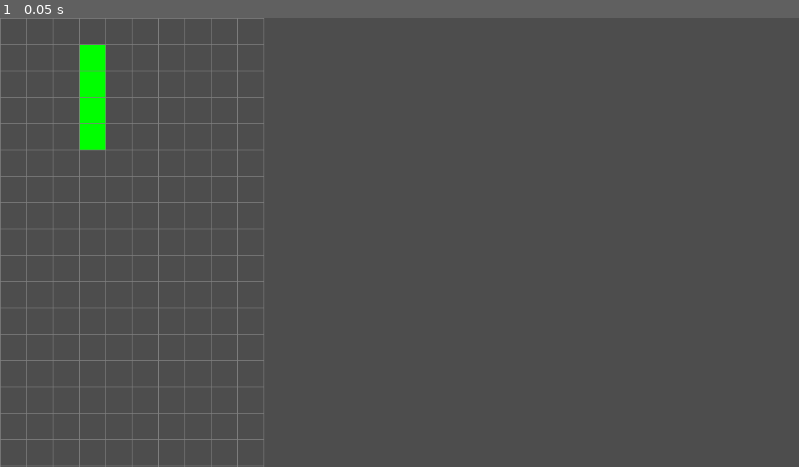
Above: before the commit, frame 1.
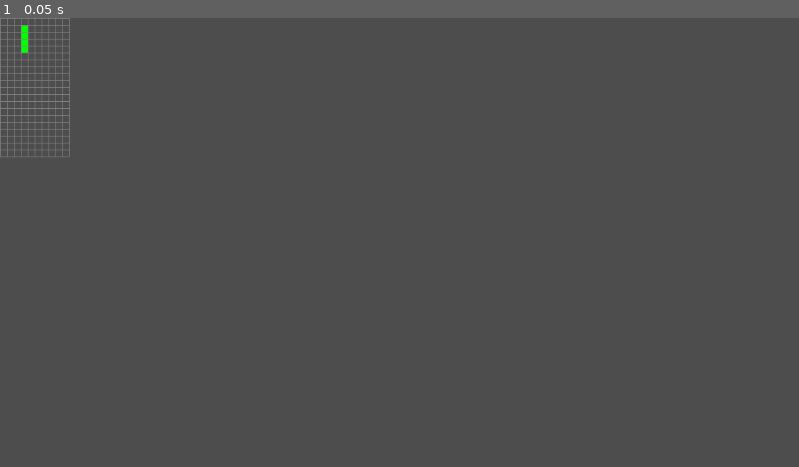
Above: after the commit, the same moment.

Repository: michaellawson96/Polyomino
Game: Godot game, scene res://scenes/Main.tscn
The game is run twice, just before and just after one commit, with the same random seed, the same clock (stepped at 60 frames per second) and the same inputs. Before the commit the project starts from res://scenes/Game.tscn.
Inputs:
- Up to frame 1 (0.05 s): no input

The runs differ from the first frame. In frame 1, 3.0% of the frame differs, in the area x 0-34%, y 0-100%.

Commit message:
PTP2 Step 4.2 - Refactor and Organize Early Project Structure

Diff:
--- a/project.godot
+++ b/project.godot
@@ -11,6 +11,6 @@
 [application]
 
 config/name="Polyomino"
-run/main_scene="res://scenes/Game.tscn"
+run/main_scene="res://scenes/Main.tscn"
 config/features=PackedStringArray("4.2", "Forward Plus")
 config/icon="res://icon.svg"
--- a/scenes/Board.tscn
+++ b/scenes/Board.tscn
@@ -5,6 +5,8 @@
 
 [node name="Board" type="Node2D"]
 script = ExtResource("1_iw82w")
+board_width = 6
+board_height = 15
 cell_size = 38
 
 [node name="PolyominoContainer" type="Node2D" parent="."]
--- a/scenes/Game.tscn
+++ /dev/null
@@ -1,9 +0,0 @@
-[gd_scene load_steps=3 format=3 uid="uid://dmu3c8l8xcs1g"]
-
-[ext_resource type="Script" path="res://scripts/Game.gd" id="1_gia37"]
-[ext_resource type="PackedScene" uid="uid://bqds5n5mt0si" path="res://scenes/Board.tscn" id="1_gkmi2"]
-
-[node name="Game" type="Node2D"]
-script = ExtResource("1_gia37")
-
-[node name="Board" parent="." instance=ExtResource("1_gkmi2")]
--- /dev/null
+++ b/scenes/Main.tscn
@@ -0,0 +1,8 @@
+[gd_scene load_steps=2 format=3 uid="uid://dmu3c8l8xcs1g"]
+
+[ext_resource type="Script" path="res://scripts/Main.gd" id="1_elknj"]
+
+[node name="Main" type="Node2D"]
+script = ExtResource("1_elknj")
+
+[node name="BoardsContainer" type="Node2D" parent="."]
--- a/scripts/Block.gd
+++ b/scripts/Block.gd
@@ -1,7 +1,11 @@
 extends Node2D
 
-func set_visual(cell_size: int, block_color: Color) -> void:
-	var rect = $Rect
-	rect.size = Vector2(cell_size, cell_size).floor()
-	rect.position = Vector2.ZERO
-	rect.color = block_color
+@onready var color_rect: ColorRect = $Rect
+
+func set_visual(cell_size: int, color: Color) -> void:
+	if color_rect == null:
+		push_error("Block node is missing a ColorRect child named 'Rect'")
+		return
+	color_rect.size = Vector2(cell_size, cell_size).floor()
+	color_rect.position = Vector2.ZERO
+	color_rect.color = color
--- a/scripts/Board.gd
+++ b/scripts/Board.gd
@@ -1,77 +1,60 @@
 extends Node2D
 
-@export var board_width: int = 10:
+# === Configuration ===
+@export_range(1, 100) var board_width: int = 10:
 	set(value):
-		board_width = value
-		_call_deferred_refresh()
+		board_width = clamp(value, 1, 100)
+		_refresh_deferred()
 
-@export var board_height: int = 20:
+@export_range(1, 100) var board_height: int = 20:
 	set(value):
-		board_height = value
-		_call_deferred_refresh()
+		board_height = clamp(value, 1, 100)
+		_refresh_deferred()
 
-@export var cell_size: int = 32:
+@export_range(1, 100) var cell_size: int = 32:
 	set(value):
-		cell_size = value
-		_propagate_cell_size()
-		_call_deferred_refresh()
+		cell_size = clamp(value, 1, 100)
+		_update_cell_size_for_children()
+		_refresh_deferred()
 
-func _call_deferred_refresh():
+# === Internal References ===
+@onready var grid_overlay := $GridOverlay
+@onready var polyomino_container := $PolyominoContainer
+
+# === Initialization ===
+func _ready():
+	_spawn_test_polyomino()
+	_refresh_overlay()
+
+# === Overlay Refresh ===
+func _refresh_deferred() -> void:
 	call_deferred("_refresh_overlay")
 
-func _refresh_overlay():
-	if has_node("GridOverlay"):
-		$GridOverlay.refresh()
+func _refresh_overlay() -> void:
+	if is_instance_valid(grid_overlay):
+		grid_overlay.refresh()
 
-func _propagate_cell_size():
-	if not has_node("PolyominoContainer"):
+# === Propagation ===
+func _update_cell_size_for_children() -> void:
+	if not is_instance_valid(polyomino_container):
 		return
 
-	var container = $PolyominoContainer
-	for child in container.get_children():
-		if child.has_method("set_cell_size"):
-			child.set_cell_size(cell_size)
+	for poly in polyomino_container.get_children():
+		if poly.has_method("set_cell_size"):
+			poly.set_cell_size(cell_size)
 
-			if child.has_method("set_shape") and "blocks" in child and "color" in child:
-				child.set_shape(child.blocks, child.color)
+			if poly.has_method("set_shape") and "blocks" in poly and "color" in poly:
+				poly.set_shape(poly.blocks, poly.color)
 
-	if has_node("GridOverlay"):
-		$GridOverlay.refresh()
-# TEST_CODE ONLY! REMOVE!
+	_refresh_overlay()
+
+# === Test Code Only ===
 @export var polyomino_scene: PackedScene = preload("res://prefabs/Polyomino.tscn")
 
-func _ready():
+func _spawn_test_polyomino() -> void:
 	var shape_data = PolyominoData.get_shape("I")
-	var polyomino = polyomino_scene.instantiate()
-	$PolyominoContainer.add_child(polyomino)
-
-	polyomino.set_cell_size(cell_size)
-	polyomino.set_grid_position(Vector2(3, 2))
-	polyomino.set_shape(shape_data.blocks, Color.GREEN)
-
-
-	$GridOverlay.refresh()
-# TEST_CODE ONLY! REMOVE!
-
-	var color = Color(0.5, 0.5, 0.5)
-	var width = 1.0  # line thickness
-
-	# Draw vertical lines
-	for x in range(board_width + 1):
-		var x_pos = float(x * cell_size) + 0.5
-		draw_line(
-			Vector2(x_pos, 0),
-			Vector2(x_pos, board_height * cell_size),
-			color,
-			width
-		)
-
-	# Draw horizontal lines
-	for y in range(board_height + 1):
-		var y_pos = float(y * cell_size) + 0.5
-		draw_line(
-			Vector2(0, y_pos),
-			Vector2(board_width * cell_size, y_pos),
-			color,
-			width
-		)
+	var poly = polyomino_scene.instantiate()
+	polyomino_container.add_child(poly)
+	poly.initialize(cell_size, Vector2(3, 2), shape_data.blocks, Color.GREEN)
+	_update_cell_size_for_children()
+# === End Test Code ===
--- a/scripts/Game.gd
+++ /dev/null
@@ -1,11 +0,0 @@
-extends Node2D
-
-
-# Called when the node enters the scene tree for the first time.
-func _ready():
-	pass
-
-
-# Called every frame. 'delta' is the elapsed time since the previous frame.
-func _process(delta):
-	pass
--- a/scripts/GridOverlay.gd
+++ b/scripts/GridOverlay.gd
@@ -1,33 +1,36 @@
 extends Control
 
-@export var board_node_path: NodePath = ".."  # default to parent
-@onready var board: Node = get_node(board_node_path)
+@export var board_path: NodePath = ".."
+@onready var board: Node = get_node(board_path)
 
-func _draw():
+func _ready() -> void:
+	refresh()
+
+func _draw() -> void:
 	if board == null:
 		return
-	var color = Color(0.5, 0.5, 0.5)
-	var width = 1.0
-	var w = board.board_width
-	var h = board.board_height
-	var cs = board.cell_size
 
-	for x in range(w + 1):
-		var x_pos = float(x * cs) + 0.5
-		draw_line(Vector2(x_pos, 0), Vector2(x_pos, h * cs), color, width)
+	var color := Color(0.5, 0.5, 0.5)
+	var width := 1.0
+	var cols: int = board.board_width
+	var rows: int = board.board_height
+	var cell: int = board.cell_size
 
-	for y in range(h + 1):
-		var y_pos = float(y * cs) + 0.5
-		draw_line(Vector2(0, y_pos), Vector2(w * cs, y_pos), color, width)
+	# Draw vertical lines
+	for x in range(cols + 1):
+		var x_pos := float(x * cell) + 0.5
+		draw_line(Vector2(x_pos, 0), Vector2(x_pos, rows * cell), color, width)
 
-func refresh():
-	sync_size()
+	# Draw horizontal lines
+	for y in range(rows + 1):
+		var y_pos := float(y * cell) + 0.5
+		draw_line(Vector2(0, y_pos), Vector2(cols * cell, y_pos), color, width)
 
-func sync_size():
+func refresh() -> void:
 	if board == null:
 		return
-	var w = board.board_width
-	var h = board.board_height
-	var cs = board.cell_size
-	size = Vector2(w * cs, h * cs)
+	_update_size()
 	queue_redraw()
+
+func _update_size() -> void:
+	size = Vector2(board.board_width, board.board_height) * board.cell_size
--- /dev/null
+++ b/scripts/Main.gd
@@ -0,0 +1,15 @@
+extends Node2D
+
+@onready var boards_container: Node = $BoardsContainer
+@onready var board_scene: PackedScene = preload("res://scenes/Board.tscn")
+
+func _ready():
+	_spawn_board(Vector2(10, 20), 10)  # Default board
+
+func _spawn_board(size: Vector2i, cell_size: int) -> void:
+	var board = board_scene.instantiate()
+	boards_container.add_child(board)
+
+	board.board_width = size.x
+	board.board_height = size.y
+	board.cell_size = cell_size
--- a/scripts/Polyomino.gd
+++ b/scripts/Polyomino.gd
@@ -1,33 +1,47 @@
 extends Node2D
 
-@export var block_scene: PackedScene = preload("res://prefabs/Block.tscn")
+@onready var block_scene: PackedScene = preload("res://prefabs/Block.tscn")
+
 var cell_size: int = 32
+var grid_position: Vector2 = Vector2.ZERO
+var block_offsets: Array = []
+var block_color: Color = Color.WHITE
 
-var grid_position: Vector2 = Vector2.ZERO
+func initialize(
+	new_cell_size: int,
+	new_grid_position: Vector2,
+	new_block_offsets: Array,
+	new_color: Color
+) -> void:
+	cell_size = new_cell_size
+	grid_position = new_grid_position
+	block_offsets = new_block_offsets
+	block_color = new_color
 
-func set_grid_position(pos: Vector2) -> void:
-	grid_position = pos
+	_update_position()
+	_redraw_blocks()
+
+func set_cell_size(new_size: int) -> void:
+	cell_size = new_size
+	_update_position()
+	_redraw_blocks()
+
+func set_shape(new_offsets: Array, new_color: Color) -> void:
+	block_offsets = new_offsets
+	block_color = new_color
+	_redraw_blocks()
+
+func _update_position() -> void:
 	position = (grid_position * cell_size).floor()
 
-
-func set_cell_size(value: int) -> void:
-	cell_size = value
-	position = (grid_position * cell_size).floor()
-
-
-var blocks: Array = []
-var color: Color = Color.WHITE
-
-func set_shape(block_offsets: Array, block_color: Color) -> void:
-	blocks = block_offsets
-	color = block_color
-
-	# Remove old blocks
+func _redraw_blocks() -> void:
+	# Clear old blocks
 	for child in get_children():
 		child.queue_free()
 
-	for offset in blocks:
+	# Spawn new blocks
+	for offset in block_offsets:
 		var block = block_scene.instantiate()
 		add_child(block)
 		block.position = offset * cell_size
-		block.set_visual(cell_size, color)
+		block.set_visual(cell_size, block_color)
